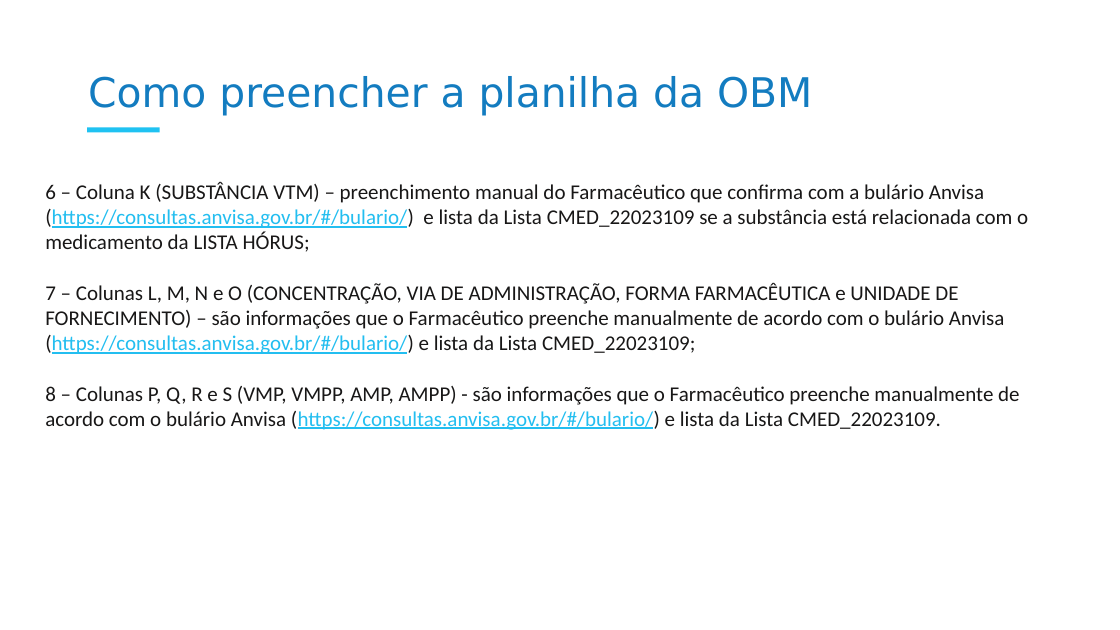
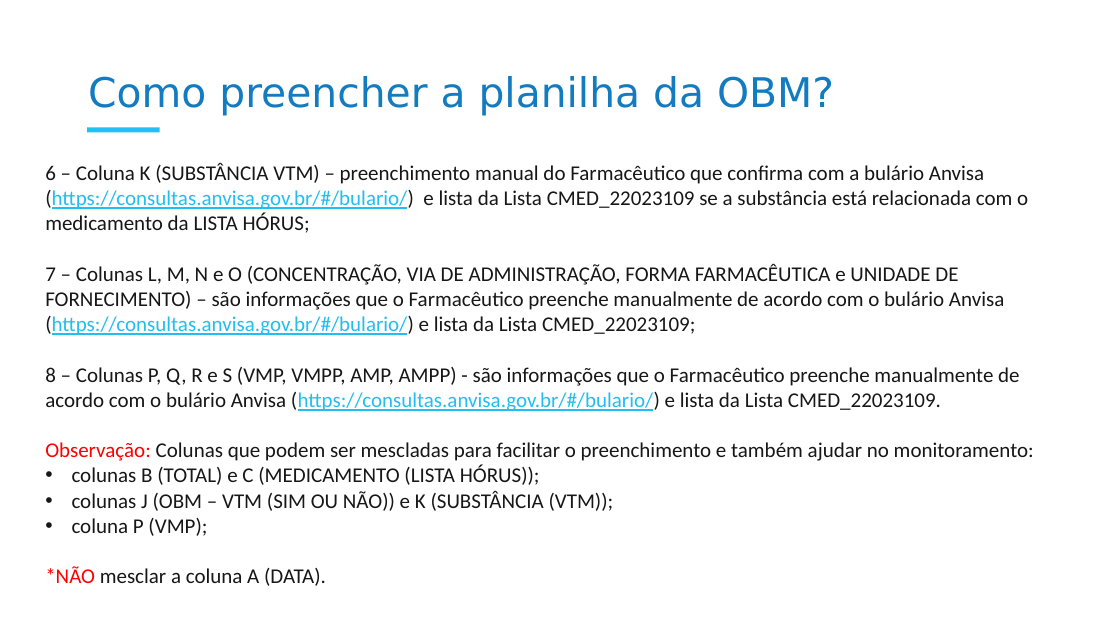
Before and after one commit to moaassis/https-git-codecommit.sa-east-1.amazonaws.com-v1-repos-ips-brasil-documentos, a slide deck: slide 4 of Entregaveis/1.RepositorioSemantico/Terminologias/OBM/Guia de Orientacao do Preenchimento da Planilha OBM_HÓRUS.pptx. Drawn at 1120x630 pixels with LibreOffice and Linux fonts; fonts in the diff are those of the drawing; background and template pictures are left out. Boxes give left, top, right and bottom in pixels: in the first picture for what was removed or moved away, otherwise in the second. Text is boxed around its words. In the diff, an @@ line names an element or a change of style, - is before the commit and + after.

```diff
--- a/Entregaveis/1.RepositorioSemantico/Terminologias/OBM/Guia de Orientacao do Preenchimento da Planilha OBM_HÓRUS.pptx
+++ b/Entregaveis/1.RepositorioSemantico/Terminologias/OBM/Guia de Orientacao do Preenchimento da Planilha OBM_HÓRUS.pptx
@@ text at (x1=88, y1=76, x2=834, y2=116): text changed @@
-Como preencher a planilha da OBM
+Como preencher a planilha da OBM?
@@ text "6 – Coluna K (SUBSTÂNCIA ..." moved from (x1=45, y1=181, x2=1028, y2=430) to (x1=45, y1=163, x2=1034, y2=586) @@
@@ text at (x1=45, y1=442, x2=1034, y2=586): paragraphs added @@
+Observação: Colunas que podem ser mescladas para facilitar o preenchimento e também ajudar no monitoramento:
+• colunas B (TOTAL) e C (MEDICAMENTO (LISTA HÓRUS));
+• colunas J (OBM – VTM (SIM OU NÃO)) e K (SUBSTÂNCIA (VTM));
+• coluna P (VMP);
+*NÃO mesclar a coluna A (DATA).
```
Also in this commit, not shown: 1 other slide changed.
